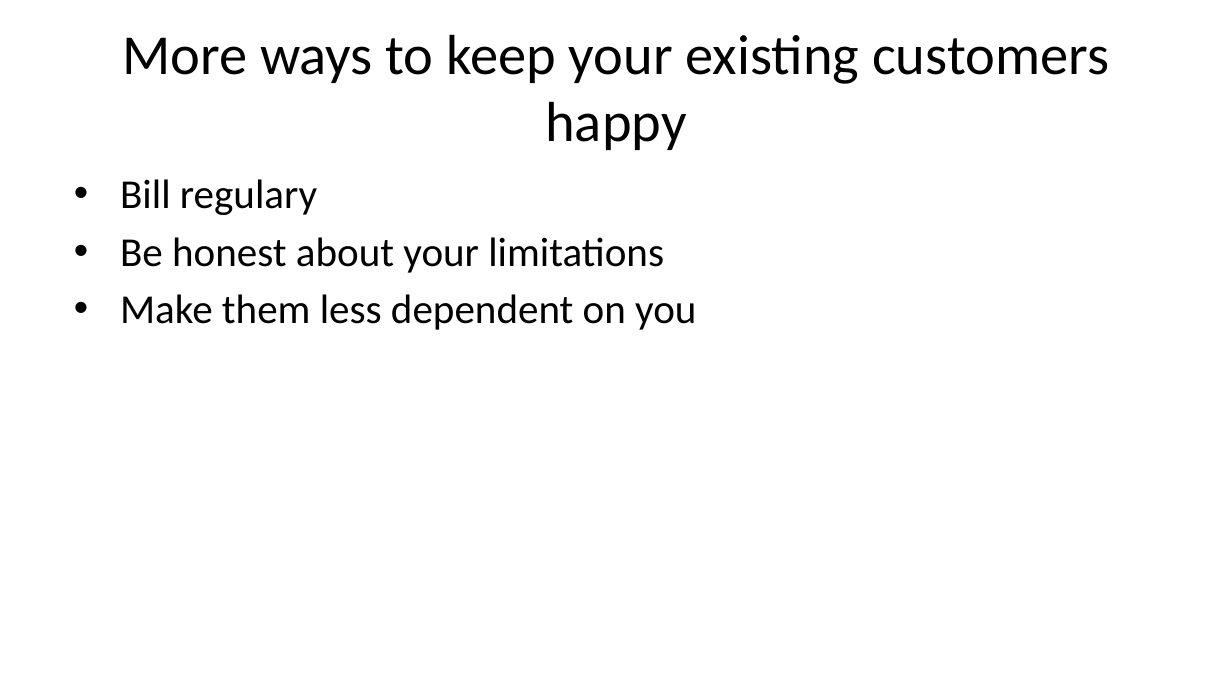
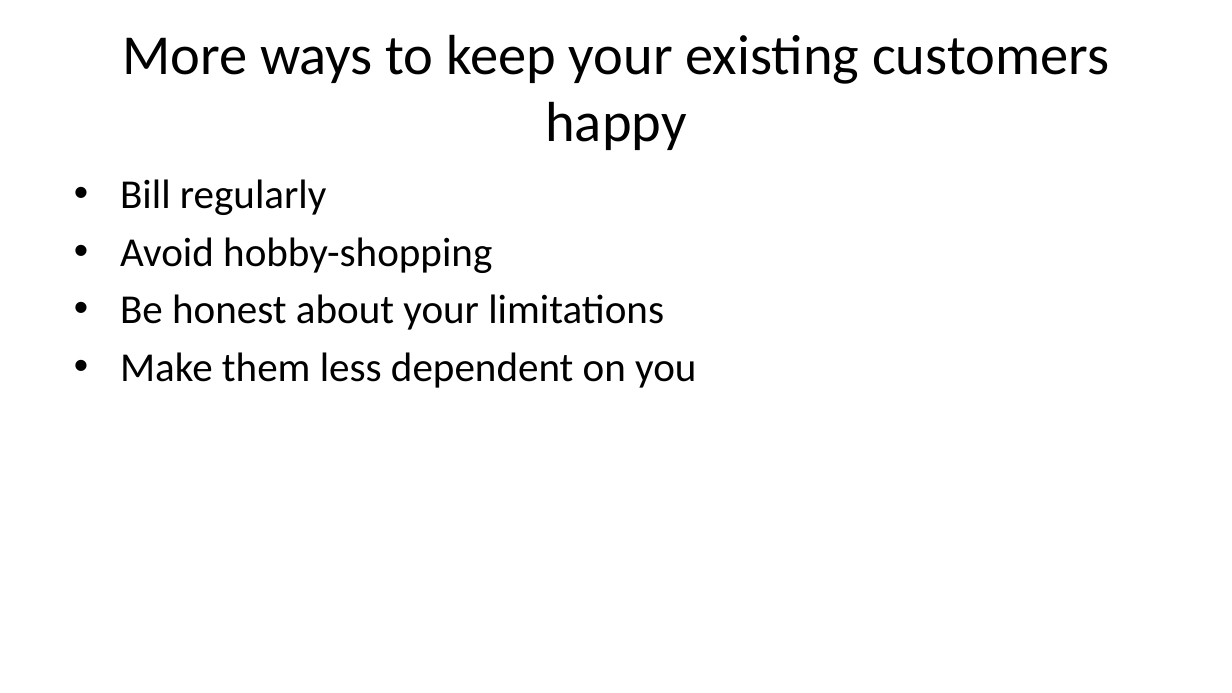
Before and after one commit to pmean/talks, a slide deck: slide 38 of finding-customers/2024-05.pptx. Drawn at 1232x693 pixels with LibreOffice and Linux fonts; fonts in the diff are those of the drawing. Boxes give left, top, right and bottom in pixels: in the first picture for what was removed or moved away, otherwise in the second. Text is boxed around its words. In the diff, an @@ line names an element or a change of style, - is before the commit and + after.

Commit message:
Apply same finding-customers fix to Powerpoint

```diff
--- a/finding-customers/2024-05.pptx
+++ b/finding-customers/2024-05.pptx
@@ text at (120, 179, 492, 273): text changed @@
-• Bill regulary
+• Bill regularly
+• Avoid hobby-shopping
```
Also in this commit, not shown: 6 other slides changed, 6 slides added, 1 other file.
